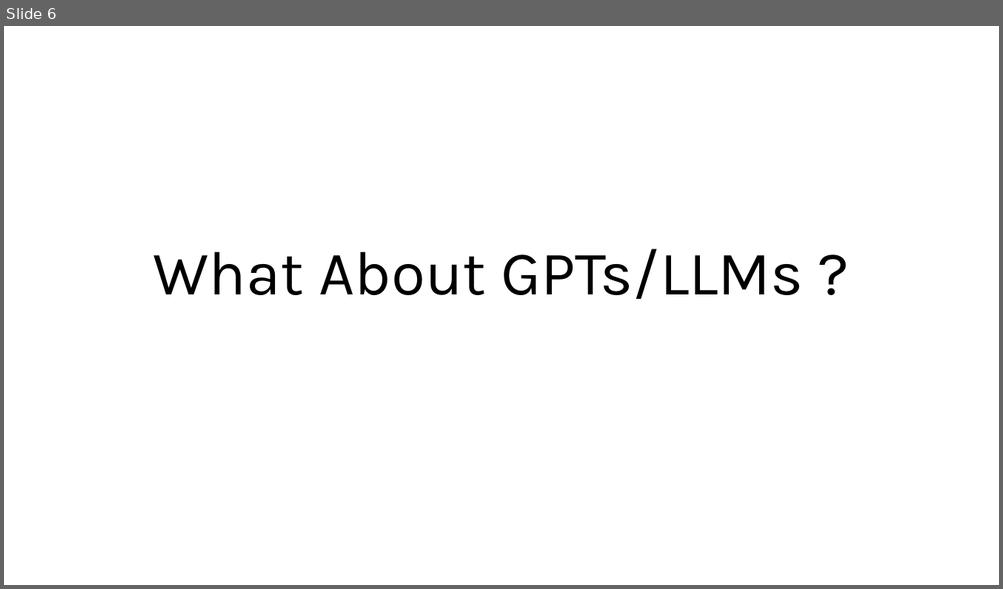
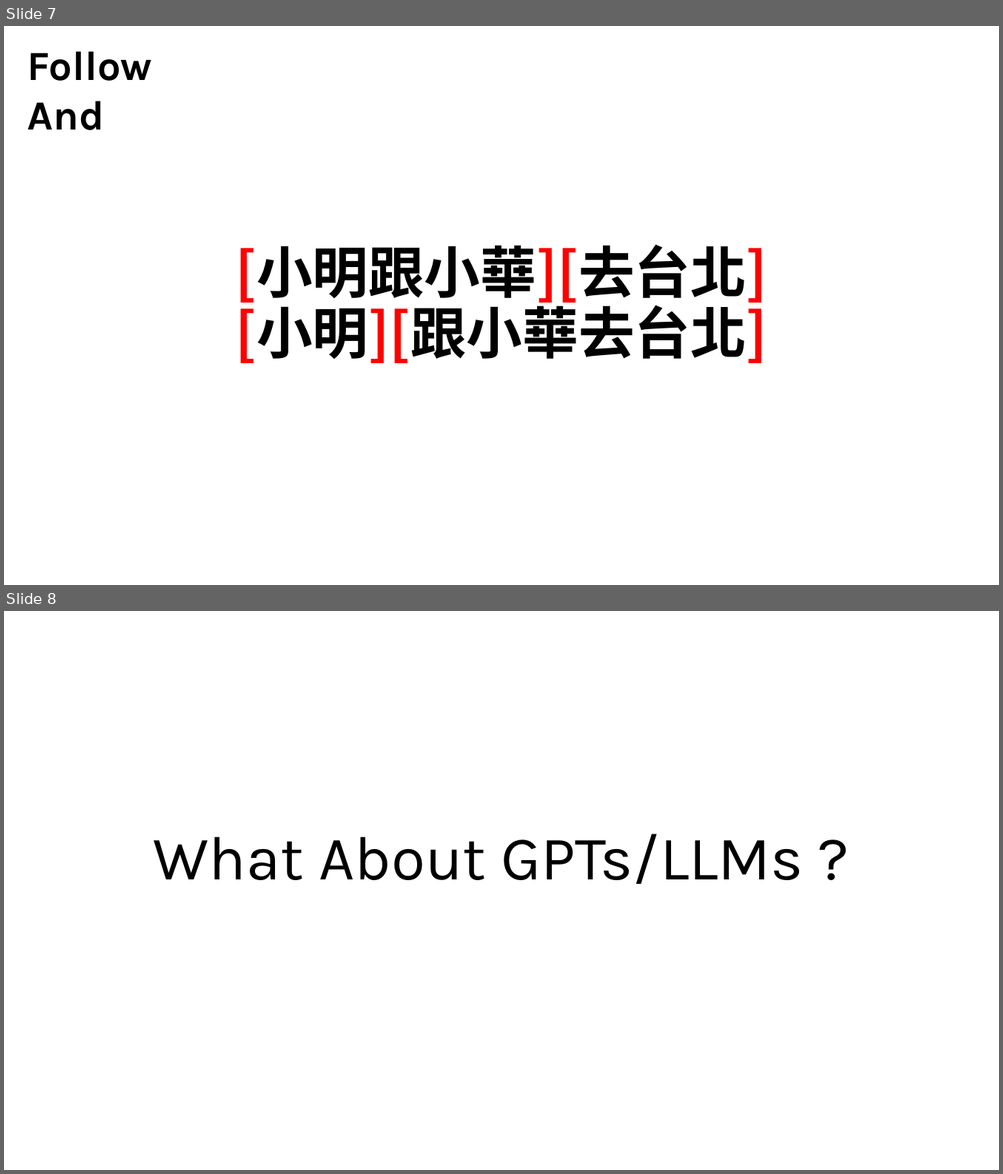
Before and after one commit to MENGHSUANCHUNG/24SS_NLP_workshop, a slide deck: Week07_Comparison/WEEK07.pptx. Shown one above the other, each under a label of ours: slide 6 before the commit, slides 7 and 8 after it. The pictures are 1003x589 and 1003x1174 pixels, drawn with LibreOffice and Linux fonts; fonts in the diff are those of the drawing. Boxes give left, top, right and bottom in pixels: in the first picture for what was removed or moved away, otherwise in the second. Text is boxed around its words. In the diff, an @@ line names an element or a change of style, - is before the commit and + after.

```diff
--- a/Week07_Comparison/WEEK07.pptx
+++ b/Week07_Comparison/WEEK07.pptx
@@ slide 7 added at box(4, 26, 999, 585), background #FFFFFF @@
@@ text added at box(28, 51, 153, 130), 40 pt, text #000000, bold @@
+Follow
+And
@@ title added at box(235, 244, 767, 363), 54 pt, text #000000, bold @@
+[小明跟小華][去台北]
+[小明][跟小華去台北]
@@ what was slide 6 is now slide 8 @@
```
Also in this commit, not shown: 1 slide changed, 12 other slides added, 1 slide removed.
